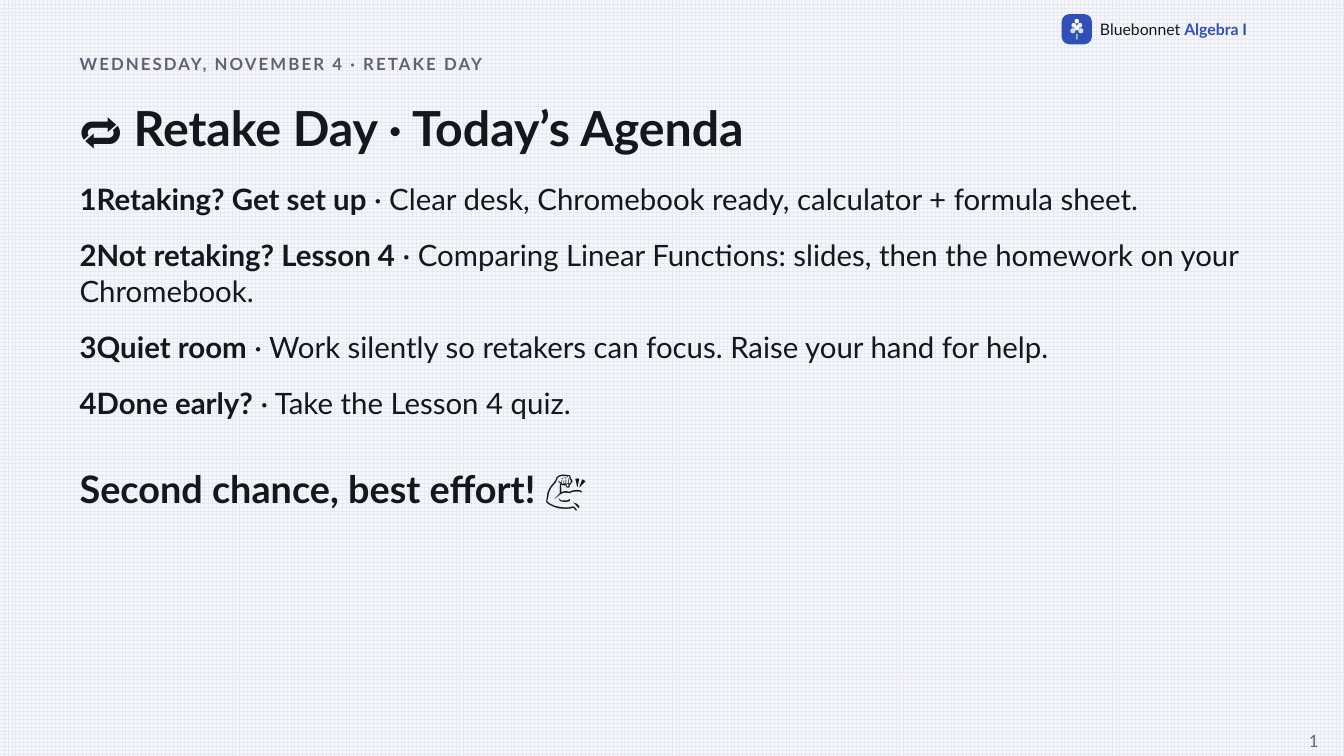
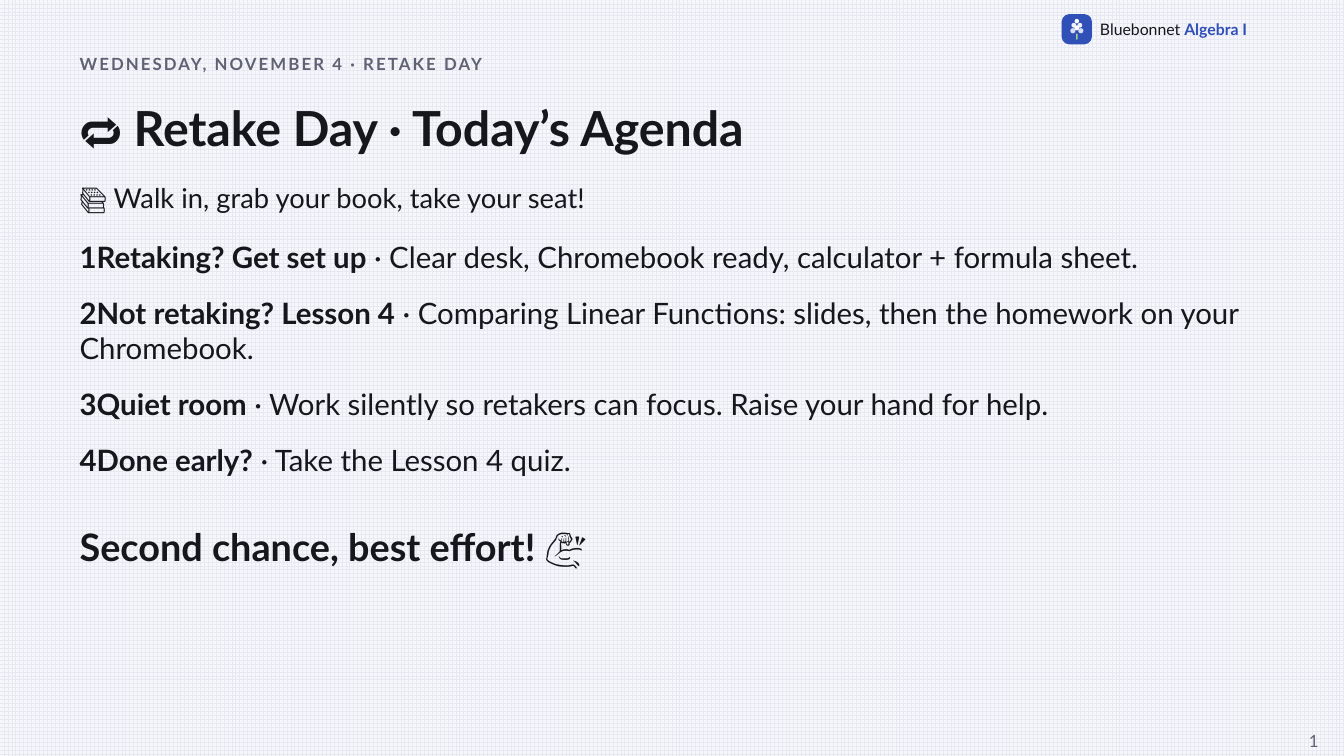
Before and after one commit to Apolloat2022/Algebra1M2U1L4, a slide deck: slide 1 of Module 2 topic 2/t2-retake-day-agenda.pptx. Drawn at 1344x756 pixels with LibreOffice and Linux fonts; fonts in the diff are those of the drawing. Boxes give left, top, right and bottom in pixels: in the first picture for what was removed or moved away, otherwise in the second. Text is boxed around its words. In the diff, an @@ line names an element or a change of style, - is before the commit and + after.

```diff
--- a/Module 2 topic 2/t2-retake-day-agenda.pptx
+++ b/Module 2 topic 2/t2-retake-day-agenda.pptx
@@ text added at (114, 188, 585, 213), 19.5 pt, text #16171D @@
+📚 Walk in, grab your book, take your seat!
@@ text "2Not retaking? Lesson 4 · ...": place and size @@
-text "2Not retaking? Lesson 4 · ..." at (80, 244, 1240, 303)
+text "2Not retaking? Lesson 4 · ..." at (80, 302, 1240, 360)
@@ text "3Quiet room · Work silently ...": place and size @@
-text "3Quiet room · Work silently ..." at (80, 336, 1048, 363)
+text "3Quiet room · Work silently ..." at (80, 393, 1048, 420)
@@ 3 texts: place and size @@
-3 texts at (80, 188, 1139, 508)
+3 texts at (80, 246, 1139, 566)
```
Also in this commit, not shown: 29 other files.
